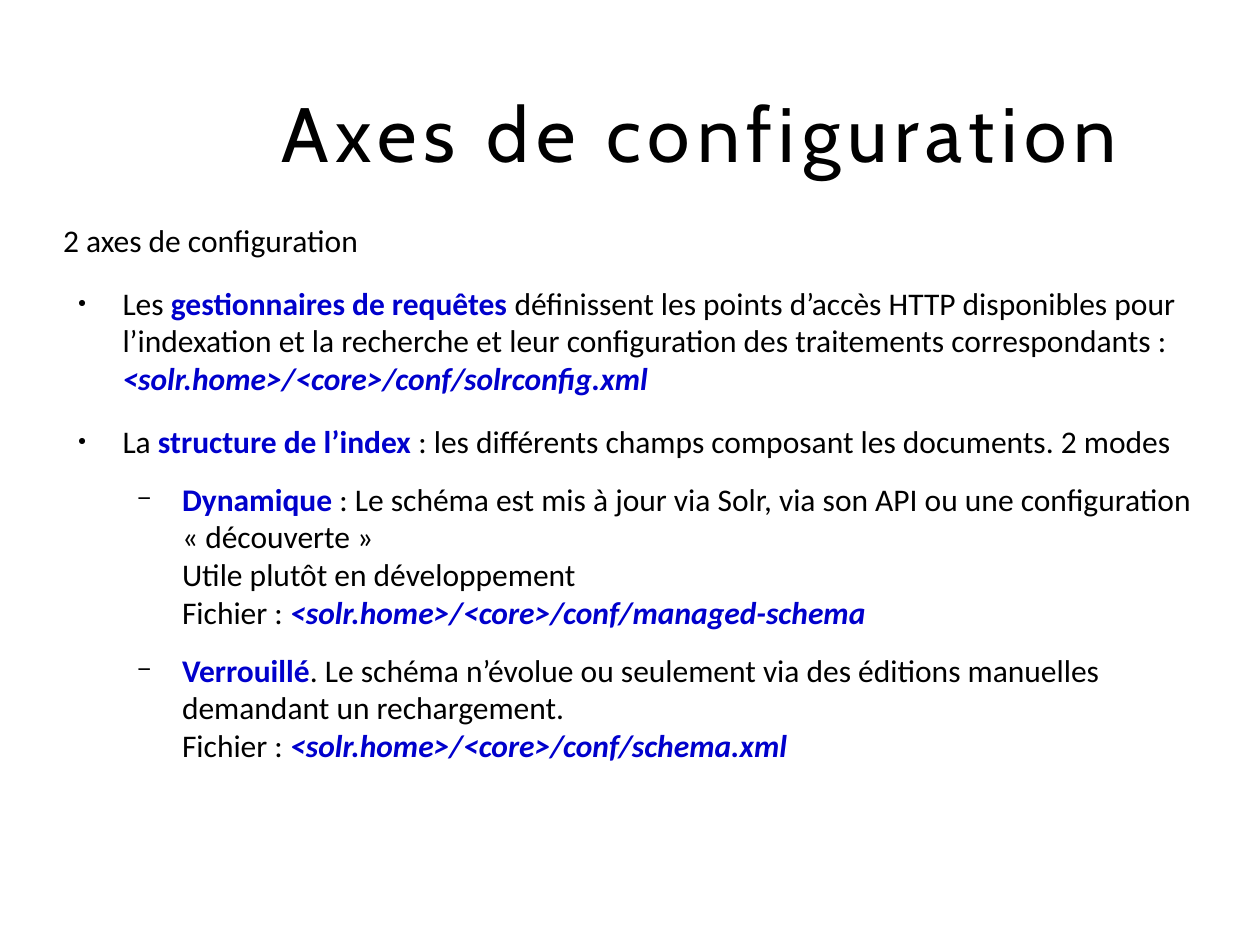
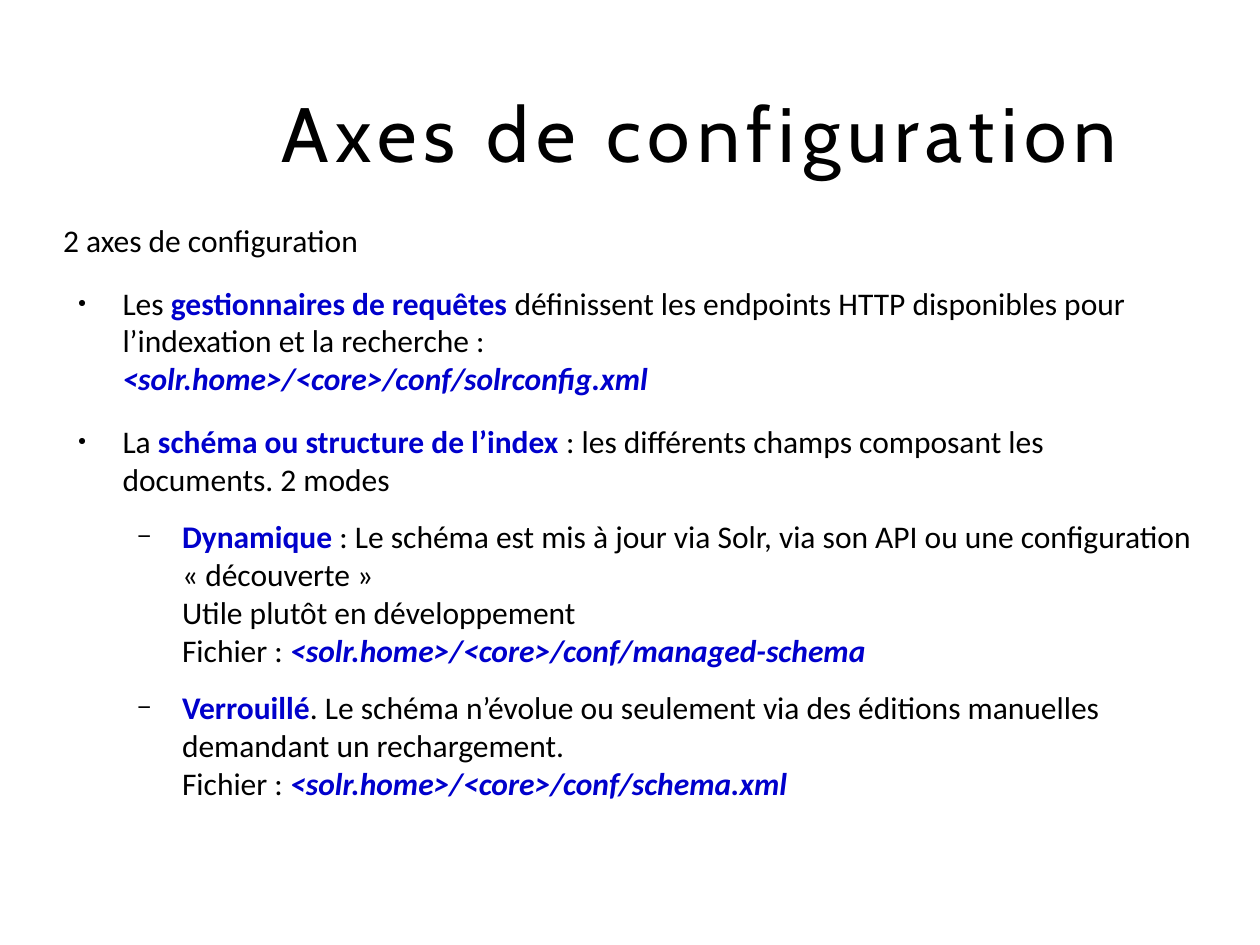
Before and after one commit to dthibau/solr, a slide deck: slide 38 of SolR.odp (slide 39 before the commit). Drawn at 1260x945 pixels with LibreOffice and Linux fonts; fonts in the diff are those of the drawing. Boxes give left, top, right and bottom in pixels: in the first picture for what was removed or moved away, otherwise in the second. Text is boxed around its words. In the diff, an @@ line names an element or a change of style, - is before the commit and + after.

```diff
--- a/SolR.odp
+++ b/SolR.odp
@@ text at (123,293,1125,492): text changed @@
-● Les gestionnaires de requêtes définissent les points d’accès HTTP disponibles pour l’indexation et la recherche et leur configuration des traitements correspondants :
-  <solr.home>/<core>/conf/solrconfig.xml
-● La structure de l’index : les différents champs composant les documents. 2 modes
+● Les gestionnaires de requêtes définissent les endpoints HTTP disponibles pour l’indexation et la recherche :
+  <solr.home>/<core>/conf/solrconfig.xml
+● La schéma ou structure de l’index : les différents champs composant les documents. 2 modes
```
Also in this commit, not shown: 32 other slides changed, 3 slides added, 2 slides removed, 3 other files.
